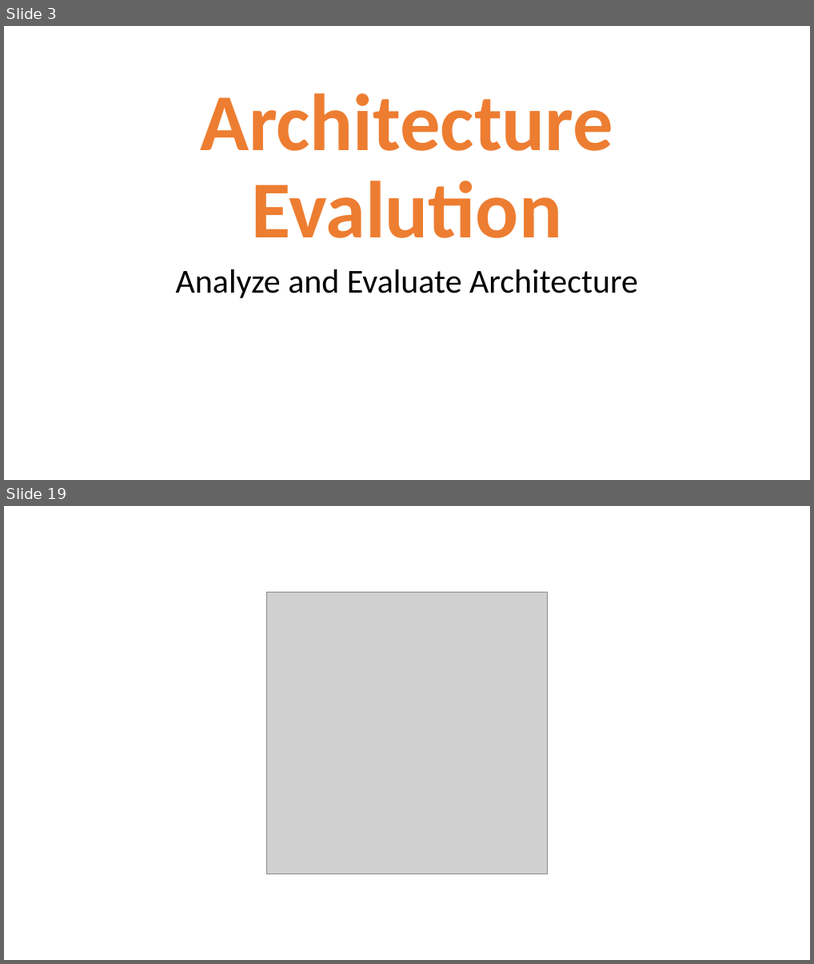
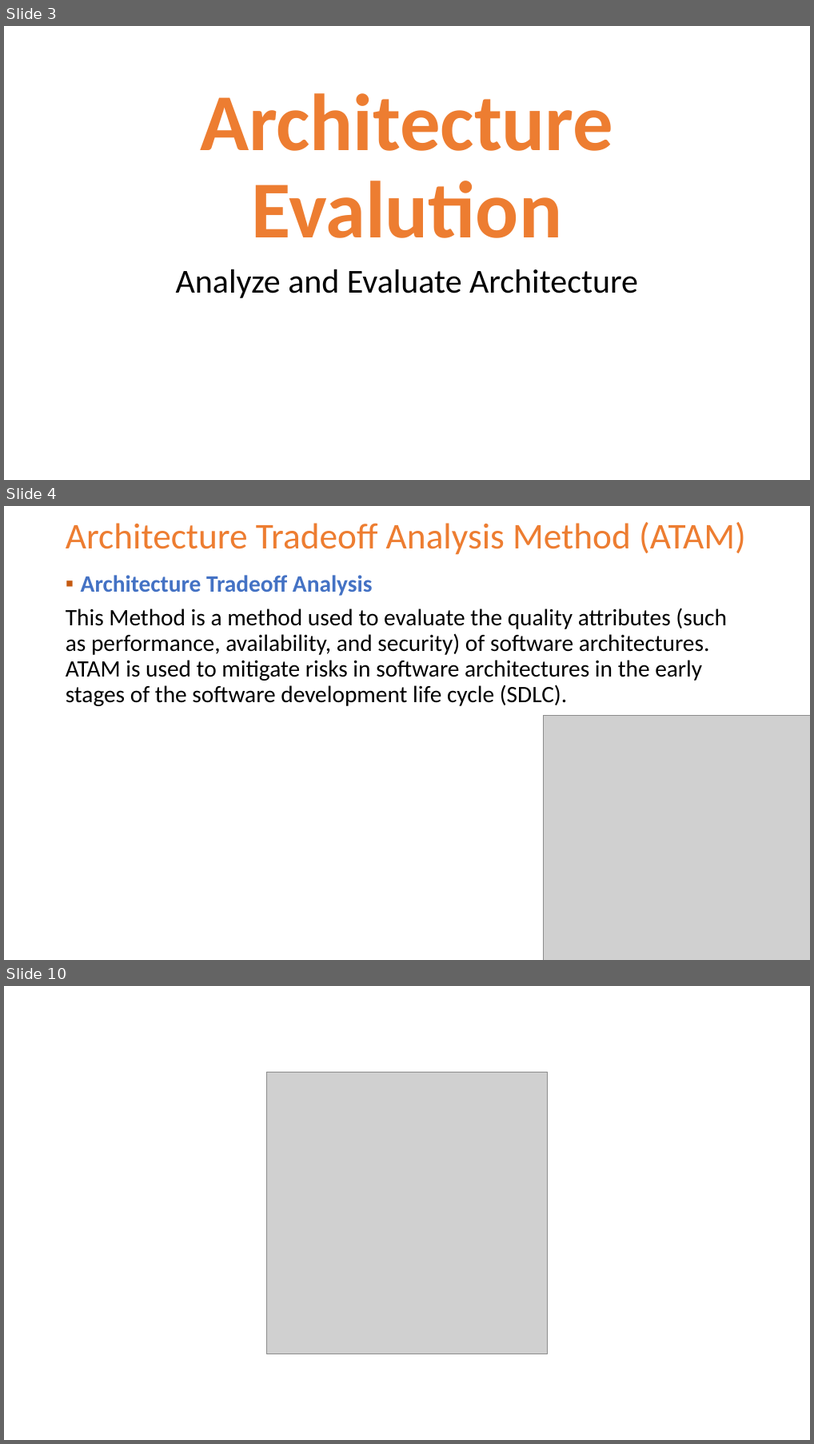
Before and after one commit to Jucer74/SoftwareArchitecture, a slide deck: Clases/05-ArchitectureEvaluation/SoftwareArchitecture-ArchitectureEvaluation.pptx. Shown one above the other, each under a label of ours: slides 3 and 19 before the commit, slides 3, 4 and 10 after it; the slides between them are not shown. The pictures are 814x964 and 814x1444 pixels, drawn with LibreOffice and Linux fonts; fonts in the diff are those of the drawing; grey boxes stand for pictures; background and template pictures are left out. Boxes give left, top, right and bottom in pixels: in the first picture for what was removed or moved away, otherwise in the second. Text is boxed around its words. In the diff, an @@ line names an element or a change of style, - is before the commit and + after.

```diff
--- a/Clases/05-ArchitectureEvaluation/SoftwareArchitecture-ArchitectureEvaluation.pptx
+++ b/Clases/05-ArchitectureEvaluation/SoftwareArchitecture-ArchitectureEvaluation.pptx
@@ slide 4 added at (x1=4, y1=506, x2=810, y2=960), background #FFFFFF @@
@@ title added at (x1=66, y1=522, x2=746, y2=555), 43.2 pt, text #ED7D31 @@
+Architecture Tradeoff Analysis Method (ATAM)
@@ text added at (x1=66, y1=575, x2=727, y2=706), 28 pt, text #000000 @@
+▪ Architecture Tradeoff Analysis
+This Method is a method used to evaluate the quality attributes (such as performance, availability, and security) of software architectures. ATAM is used to mitigate risks in software architectures in the early stages of the software development life cycle (SDLC).
@@ picture added at (x1=544, y1=715, x2=810, y2=960) @@
@@ what was slide 19 is now slide 10 @@
```
Also in this commit, not shown: 1 slide changed, 4 other slides added, 14 slides removed.
